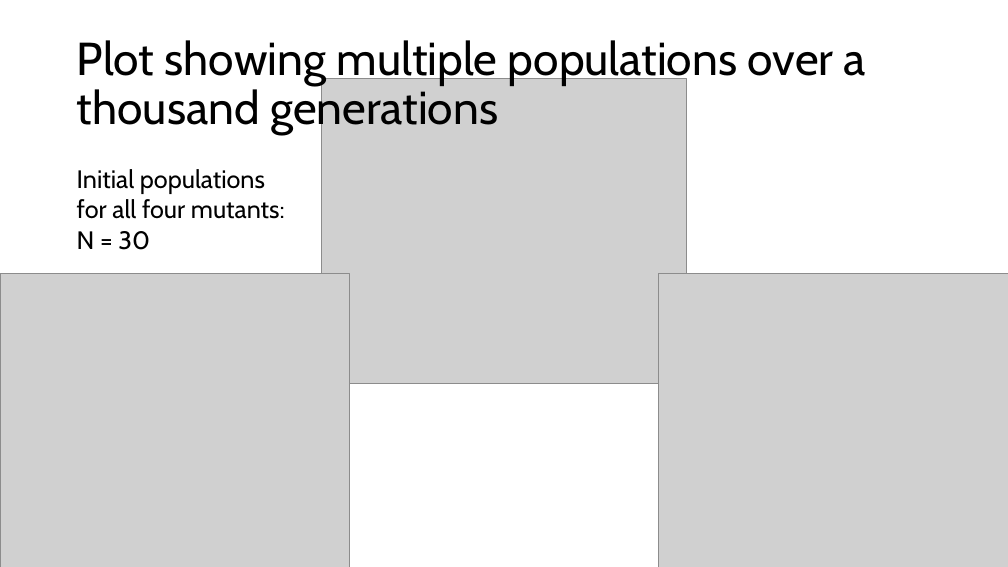
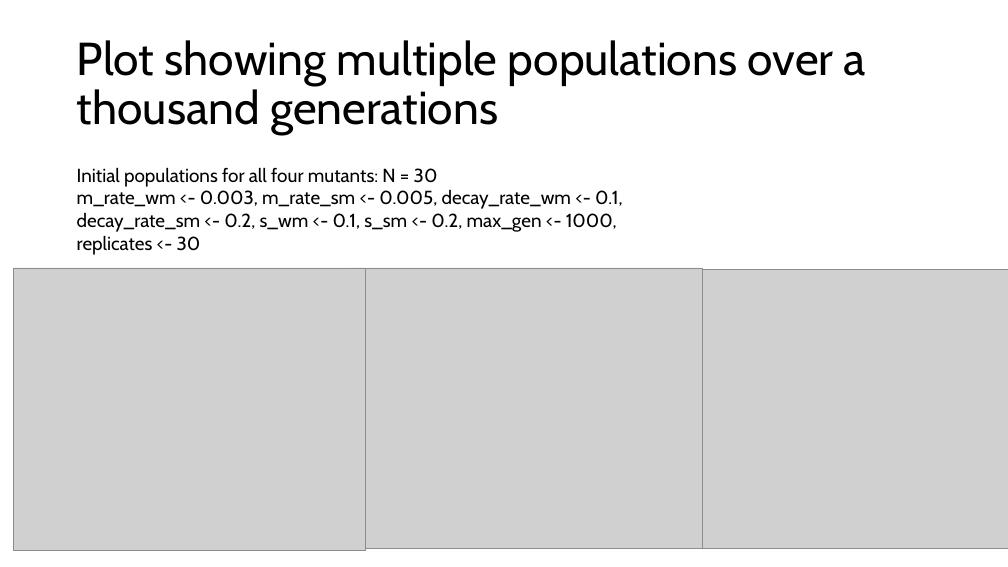
Before and after one commit to Julia-Eggenschwiler/THEEproject_Jaelle_Julia, a slide deck: slide 9 of THEE_project.pptx. Drawn at 1008x567 pixels with LibreOffice and Linux fonts; fonts in the diff are those of the drawing; grey boxes stand for pictures. Boxes give left, top, right and bottom in pixels: in the first picture for what was removed or moved away, otherwise in the second. Text is boxed around its words. In the diff, an @@ line names an element or a change of style, - is before the commit and + after.

```diff
--- a/THEE_project.pptx
+++ b/THEE_project.pptx
@@ picture removed at (322,78,687,383) @@
@@ text at (77,167,438,187): size 24 to 18 pt in "Initial populations for all four mutants: N ..." @@
@@ text at (77,190,623,255): paragraphs added @@
+m_rate_wm <- 0.003, m_rate_sm <- 0.005, decay_rate_wm <- 0.1, decay_rate_sm <- 0.2, s_wm <- 0.1, s_sm <- 0.2, max_gen <- 1000,
+replicates <- 30
@@ picture: place and size @@
-picture at (0,274,349,567)
+picture at (14,268,366,551)
@@ picture added at (352,268,702,549) @@
@@ picture: place and size @@
-picture at (659,274,1008,567)
+picture at (675,270,1008,549)
```
Also in this commit, not shown: 3 other slides changed.
